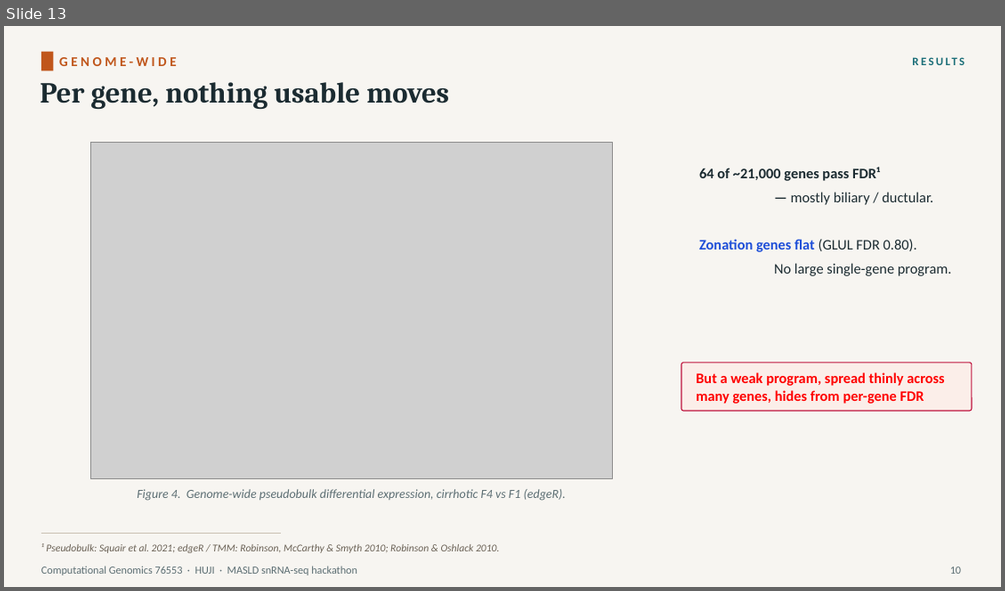
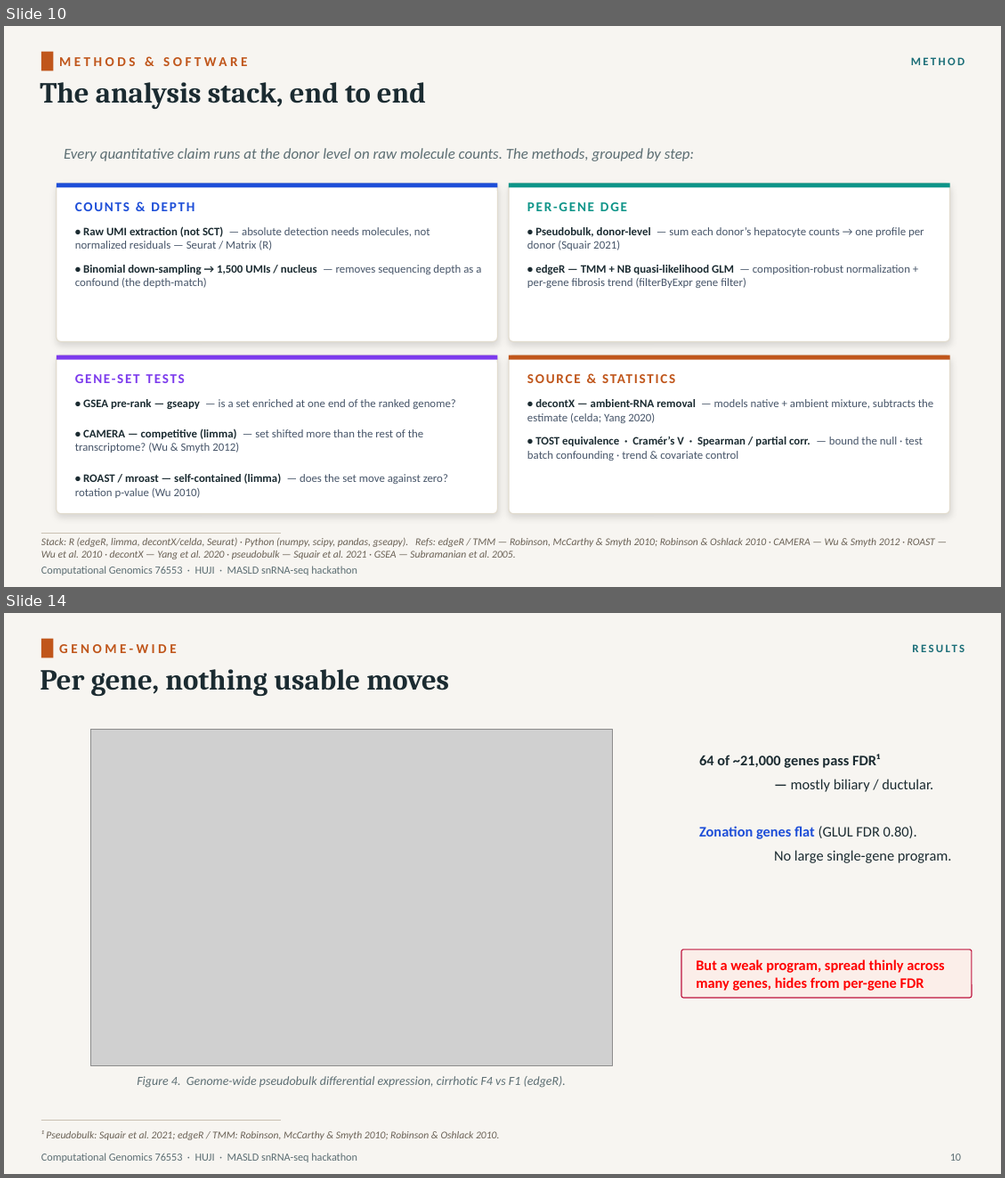
Before and after one commit to roeetekoah/liver-zonation, a slide deck: presentation/MASLD_stages_computational_analysis_roee_shira.pptx. Shown one above the other, each under a label of ours: slide 13 before the commit, slides 10 and 14 after it; the slides between them are not shown. The pictures are 1005x591 and 1005x1178 pixels, drawn with LibreOffice and Linux fonts; fonts in the diff are those of the drawing; grey boxes stand for pictures. Boxes give left, top, right and bottom in pixels: in the first picture for what was removed or moved away, otherwise in the second. Text is boxed around its words. In the diff, an @@ line names an element or a change of style, - is before the commit and + after.

```diff
--- a/presentation/MASLD_stages_computational_analysis_roee_shira.pptx
+++ b/presentation/MASLD_stages_computational_analysis_roee_shira.pptx
@@ slide 10 added at bbox=[4, 26, 1001, 587], background #F7F5F1 @@
@@ rectangle added at bbox=[41, 52, 53, 70], fill #C0561B @@
@@ text added at bbox=[59, 57, 247, 66], 13 pt, text #C0561B, bold @@
+METHODS & SOFTWARE
@@ text added at bbox=[911, 57, 964, 65], 11 pt, text #1B6E78, bold @@
+METHOD
@@ text added at bbox=[40, 82, 426, 109], 28 pt, text #1B2B31, bold @@
+The analysis stack, end to end
@@ text added at bbox=[64, 148, 694, 161], 14.5 pt, text #5C6E73, italic @@
+Every quantitative claim runs at the donor level on raw molecule counts. The methods, grouped by step:
@@ rounded rectangle added at bbox=[57, 183, 498, 342], fill #FFFFFF, outline #E2DCCF 1 pt @@
@@ rectangle added at bbox=[57, 183, 498, 187], fill #1D4ED8 @@
@@ rounded rectangle added at bbox=[509, 183, 950, 342], fill #FFFFFF, outline #E2DCCF 1 pt @@
@@ rectangle added at bbox=[509, 183, 950, 187], fill #0D9488 @@
@@ text added at bbox=[75, 202, 194, 211], 13 pt, text #1D4ED8, bold @@
+COUNTS & DEPTH
@@ text added at bbox=[527, 202, 627, 211], 13 pt, text #0D9488, bold @@
+PER-GENE DGE
@@ text added at bbox=[75, 226, 430, 250], 11 pt, text #475569 @@
+• Raw UMI extraction (not SCT) — absolute detection needs molecules, not normalized residuals — Seurat / Matrix (R)
@@ text added at bbox=[527, 227, 924, 250], 11 pt, text #475569 @@
+• Pseudobulk, donor-level — sum each donor’s hepatocyte counts → one profile per donor (Squair 2021)
@@ text added at bbox=[75, 265, 481, 288], 11 pt, text #475569 @@
+• Binomial down-sampling → 1,500 UMIs / nucleus — removes sequencing depth as a confound (the depth-match)
@@ text added at bbox=[527, 265, 910, 288], 11 pt, text #475569 @@
+• edgeR — TMM + NB quasi-likelihood GLM — composition-robust normalization + per-gene fibrosis trend (filterByExpr gene filter)
@@ rounded rectangle added at bbox=[57, 355, 498, 514], fill #FFFFFF, outline #E2DCCF 1 pt @@
@@ rectangle added at bbox=[57, 355, 498, 360], fill #7C3AED @@
@@ text added at bbox=[75, 367, 479, 389], 13 pt, text #7C3AED, bold @@
+GENE-SET TESTS
@@ rounded rectangle added at bbox=[509, 355, 950, 514], fill #FFFFFF, outline #E2DCCF 1 pt @@
@@ rectangle added at bbox=[509, 355, 950, 360], fill #C0561B @@
@@ text added at bbox=[527, 367, 931, 389], 13 pt, text #C0561B, bold @@
+SOURCE & STATISTICS
@@ text added at bbox=[83, 399, 456, 409], 11 pt, text #475569 @@
+• GSEA pre-rank — gseapy — is a set enriched at one end of the ranked genome?
@@ text added at bbox=[527, 399, 933, 423], 11 pt, text #475569 @@
+• decontX — ambient-RNA removal — models native + ambient mixture, subtracts the estimate (celda; Yang 2020)
@@ text added at bbox=[75, 428, 423, 452], 11 pt, text #475569 @@
+• CAMERA — competitive (limma) — set shifted more than the rest of the transcriptome? (Wu & Smyth 2012)
@@ text added at bbox=[527, 436, 922, 460], 11 pt, text #475569 @@
+• TOST equivalence · Cramér’s V · Spearman / partial corr. — bound the null · test batch confounding · trend & covariate control
@@ text added at bbox=[75, 473, 448, 498], 11 pt, text #475569 @@
+• ROAST / mroast — self-contained (limma) — does the set move against zero? rotation p-value (Wu 2010)
@@ line added from (41, 533) to (281, 533), #C9C0B2 0.75 pt @@
@@ text added at bbox=[41, 537, 935, 559], 10 pt, text #6B6256, italic @@
+Stack: R (edgeR, limma, decontX/celda, Seurat) · Python (numpy, scipy, pandas, gseapy). Refs: edgeR / TMM — Robinson, McCarthy & Smyth 2010; Robinson & Oshlack 2010 · CAMERA — Wu & Smyth 2012 · ROAST — Wu et al. 2010 · decontX — Yang et al. 2020 · pseudobulk — Squair et al. 2021 · GSEA — Subramanian et al. 2005.
@@ text added at bbox=[41, 565, 357, 575], 10.5 pt, text #5C6E73 @@
+Computational Genomics 76553 · HUJI · MASLD snRNA-seq hackathon
@@ what was slide 13 is now slide 14 @@
```
Also in this commit, not shown: 14 slides changed, 1 other slide added, 6 other files.
